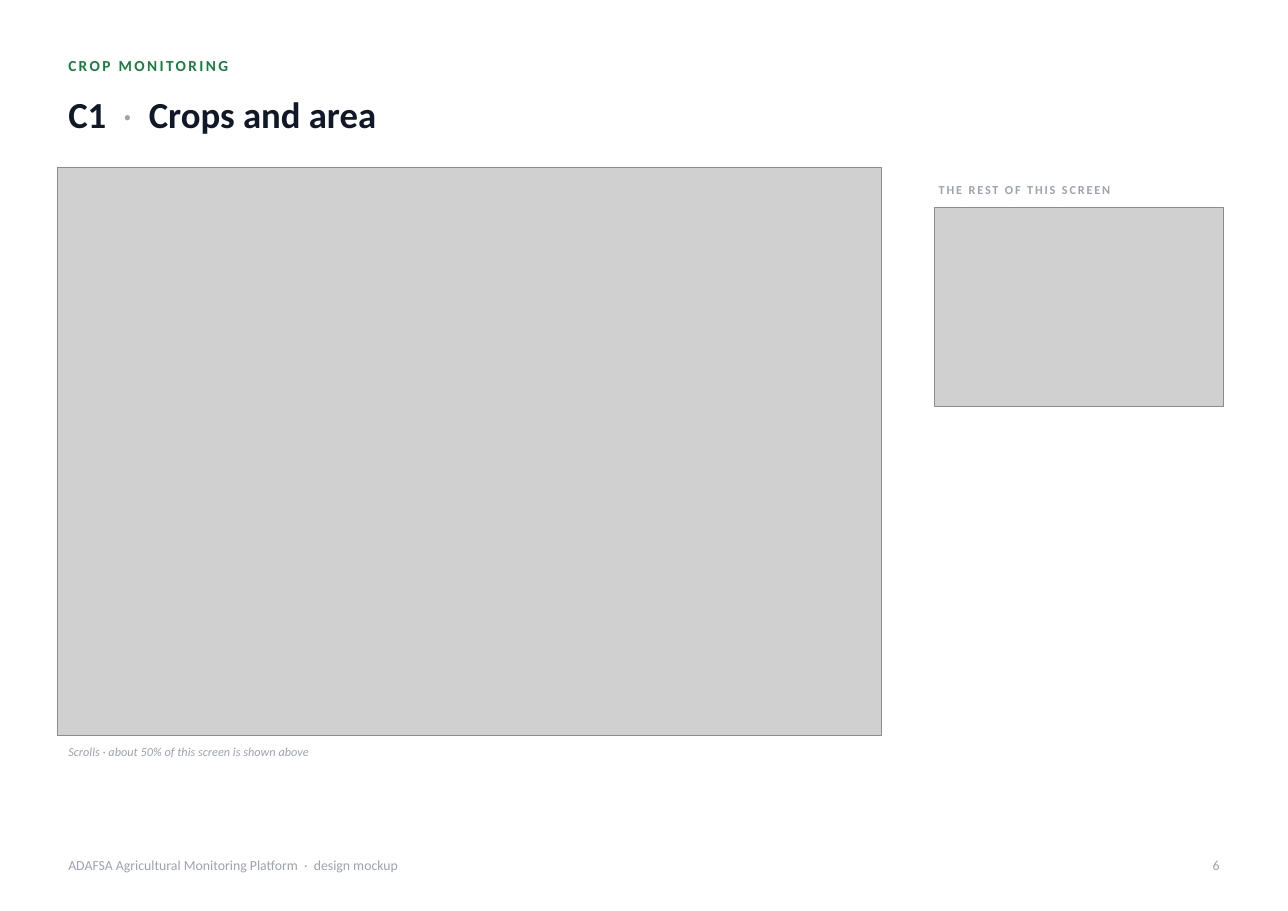
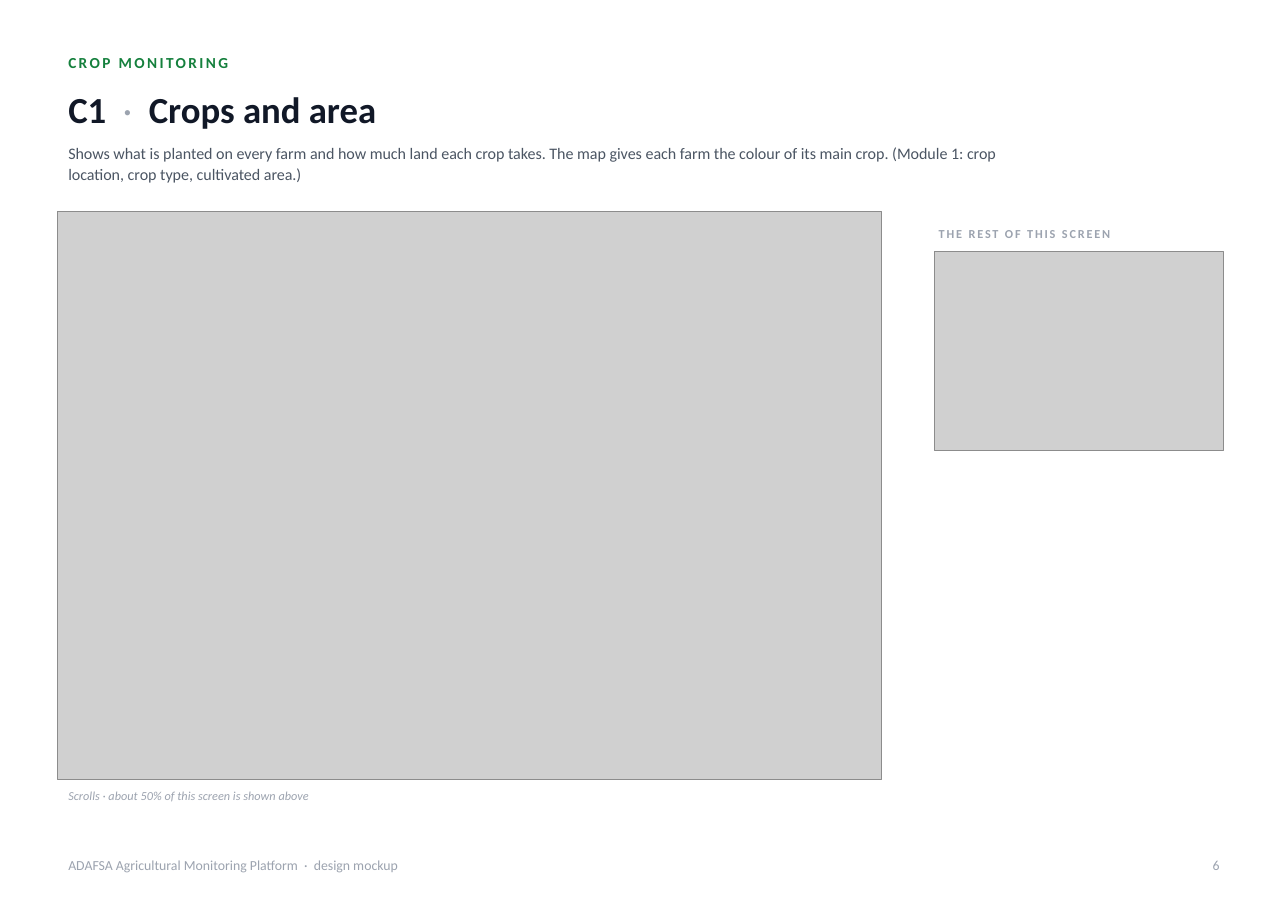
Before and after one commit to romainbigare/adafsa-mockup, a slide deck: slide 6 of docs/ADAFSA_Platform_Screens.pptx. Drawn at 1288x911 pixels with LibreOffice and Linux fonts; fonts in the diff are those of the drawing; grey boxes stand for pictures. Boxes give left, top, right and bottom in pixels: in the first picture for what was removed or moved away, otherwise in the second. Text is boxed around its words. In the diff, an @@ line names an element or a change of style, - is before the commit and + after.

```diff
--- a/docs/ADAFSA_Platform_Screens.pptx
+++ b/docs/ADAFSA_Platform_Screens.pptx
@@ text "C1 · Crops and area": place and size @@
-text "C1 · Crops and area" at (68, 102, 376, 134)
+text "C1 · Crops and area" at (68, 97, 376, 129)
@@ text added at (68, 147, 996, 183), 10.5 pt, text #4B5563 @@
+Shows what is planted on every farm and how much land each crop takes. The map gives each farm the colour of its main crop. (Module 1: crop location, crop type, cultivated area.)
@@ 2 pictures, 2 texts: place and size @@
-2 pictures, 2 texts at (57, 167, 1223, 757)
+2 pictures, 2 texts at (57, 212, 1223, 801)
```
Also in this commit, not shown: 19 other slides changed, 3 other files.
